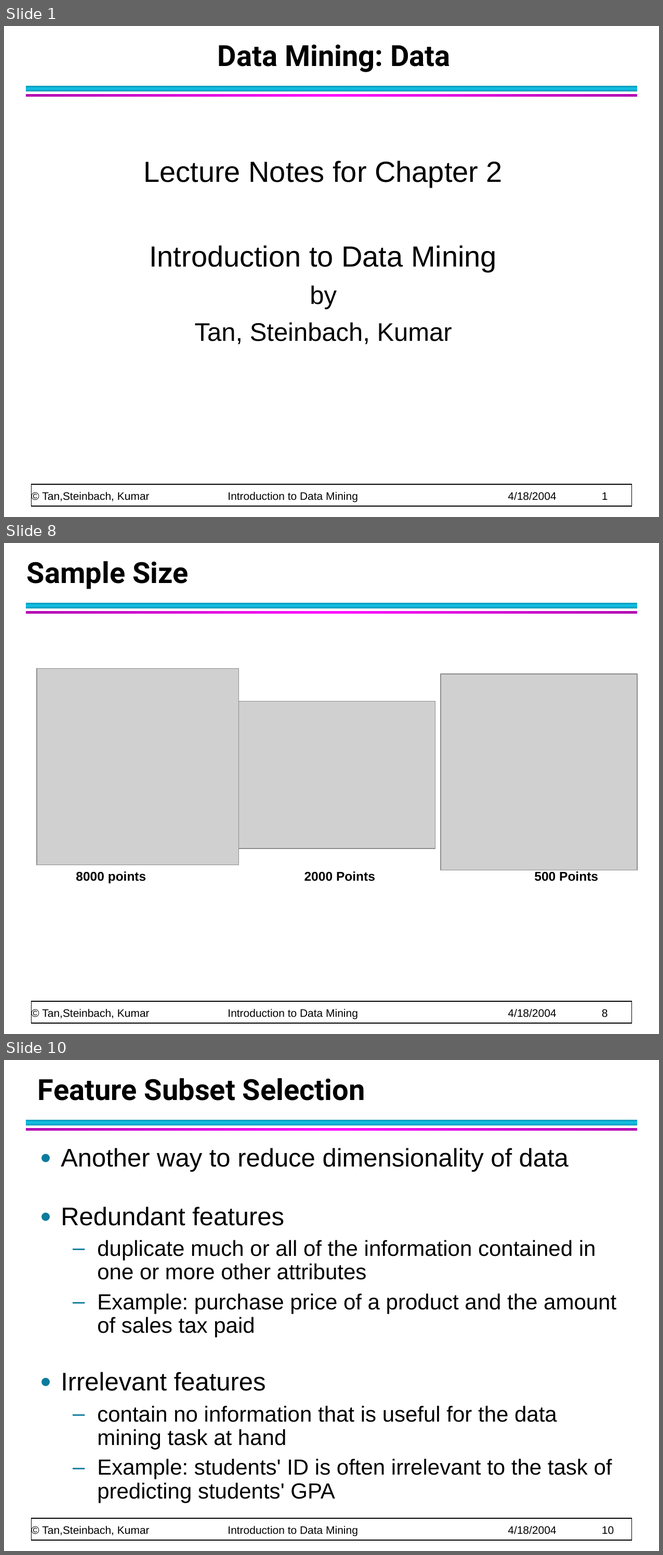
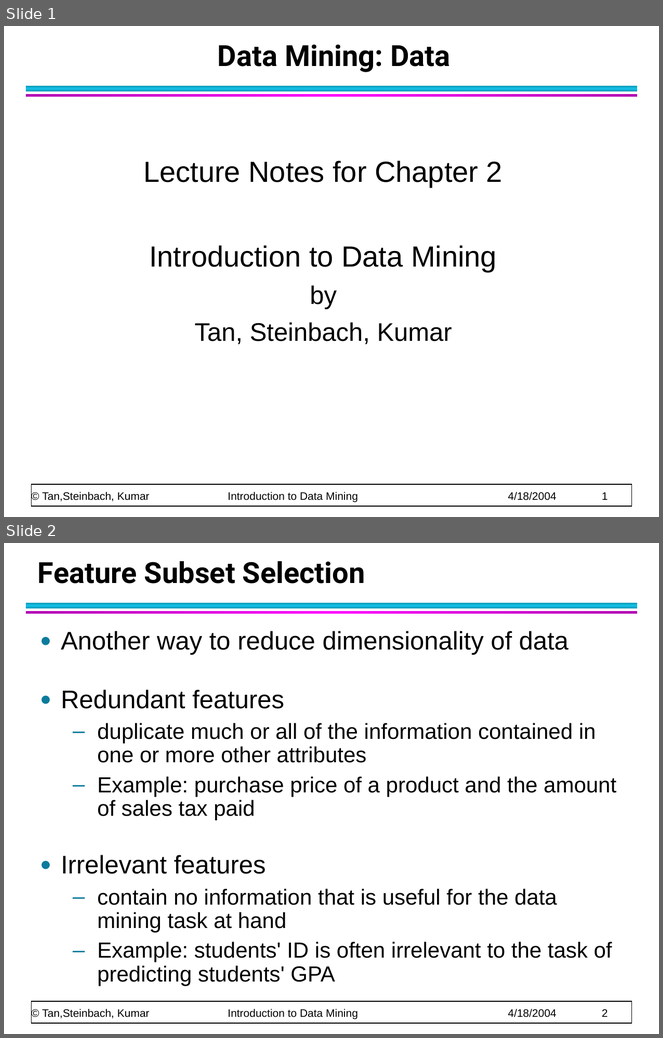
Before and after one commit to CMPT300/CMPT300.github.io, a slide deck: handouts/data/chap2_data_2.ppt. Shown one above the other, each under a label of ours: slides 1, 8 and 10 before the commit, slides 1 and 2 after it; the slides between them are not shown. The pictures are 663x1555 and 663x1038 pixels, drawn with LibreOffice and Linux fonts; fonts in the diff are those of the drawing; grey boxes stand for pictures. Boxes give left, top, right and bottom in pixels: in the first picture for what was removed or moved away, otherwise in the second. Text is boxed around its words. In the diff, an @@ line names an element or a change of style, - is before the commit and + after.

```diff
--- a/handouts/data/chap2_data_2.ppt
+++ b/handouts/data/chap2_data_2.ppt
@@ slide 8 removed at (x1=4, y1=543, x2=659, y2=1034), background #FFFFFF; not listed: 4 template elements that a slide beside it also shows @@
@@ title removed at (x1=27, y1=561, x2=189, y2=589) @@
-Sample Size
@@ picture removed at (x1=37, y1=669, x2=239, y2=865) @@
@@ picture removed at (x1=441, y1=674, x2=637, y2=871) @@
@@ picture removed at (x1=239, y1=702, x2=435, y2=849) @@
@@ text removed at (x1=76, y1=872, x2=598, y2=884) @@
-8000 points 2000 Points 500 Points
@@ what was slide 10 is now slide 2 @@
@@ text at (x1=42, y1=1009, x2=608, y2=1020): text changed @@
-© Tan,Steinbach, Kumar Introduction to Data Mining 4/18/2004 10
+© Tan,Steinbach, Kumar Introduction to Data Mining 4/18/2004 2
```
Also in this commit, not shown: 1 slide changed, 9 slides added, 7 other slides removed, 2 other files.
